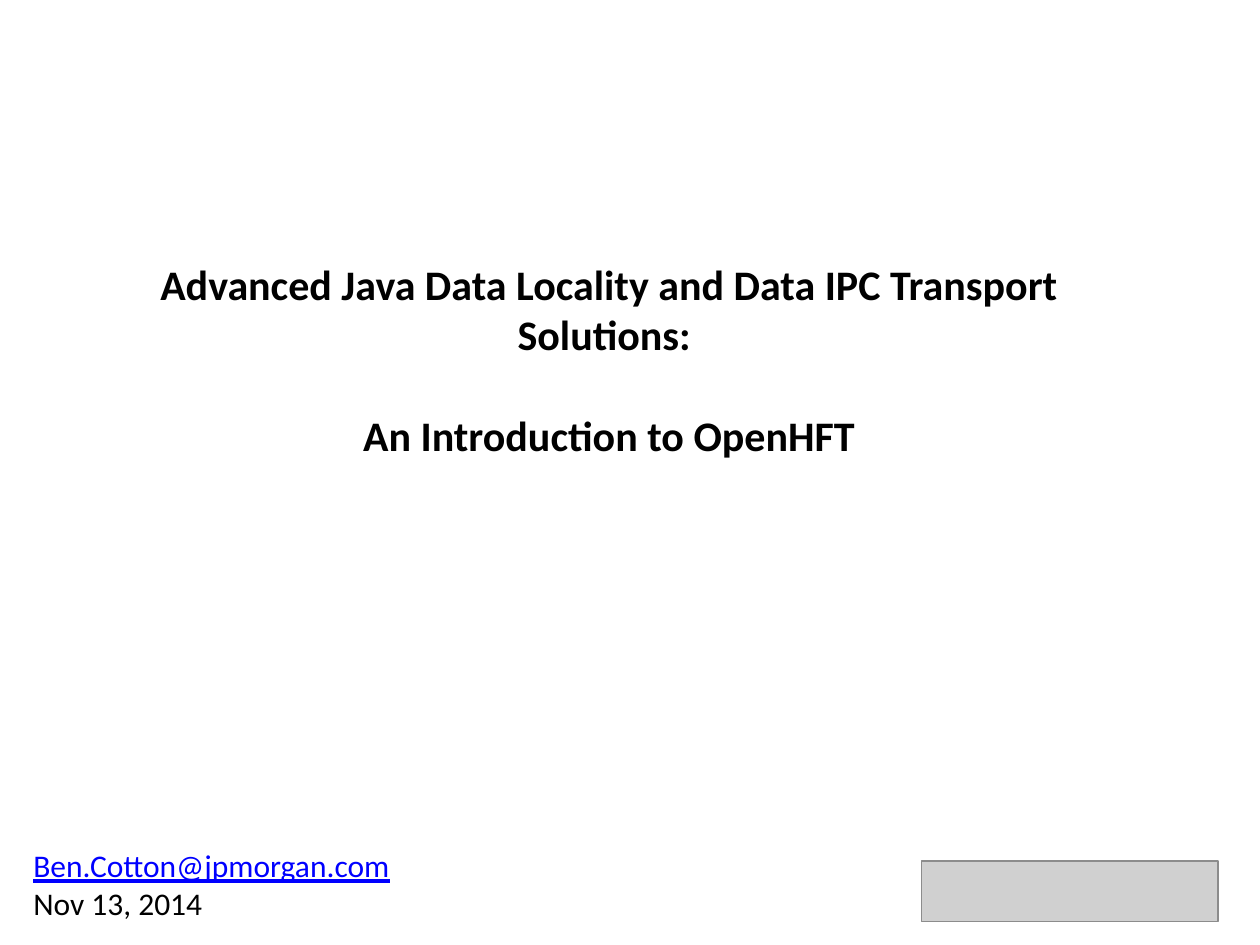
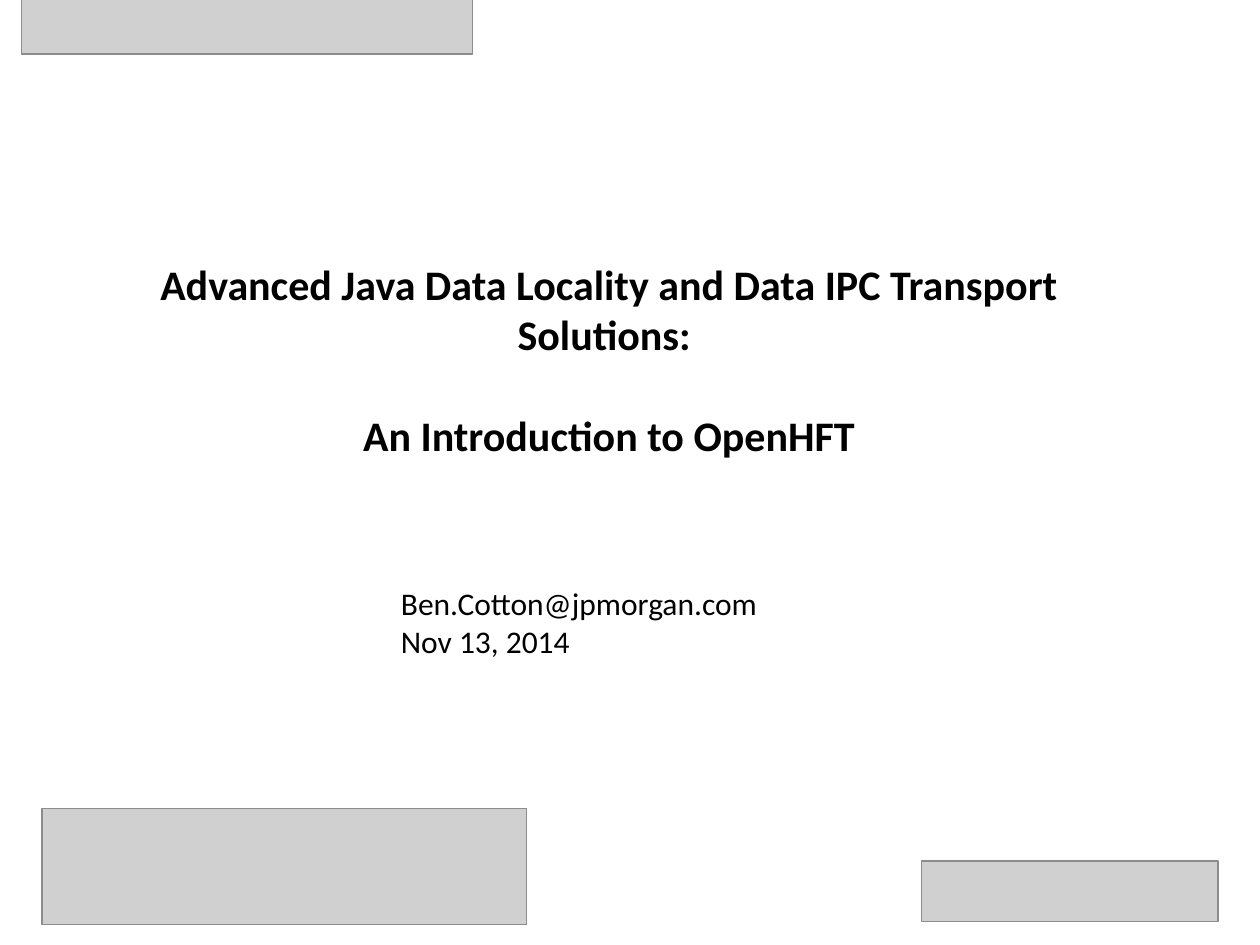
Before and after one commit to Cotton-Ben/infinispan-quickstart, a slide deck: slide 1 of doc/OpenHFT-presented-2Java-SIG-Nov-13-AND-HZ-Nov-18pptx.pptx. Drawn at 1260x945 pixels with LibreOffice and Linux fonts; fonts in the diff are those of the drawing; grey boxes stand for pictures. Boxes give left, top, right and bottom in pixels: in the first picture for what was removed or moved away, otherwise in the second. Text is boxed around its words. In the diff, an @@ line names an element or a change of style, - is before the commit and + after.

```diff
--- a/doc/OpenHFT-presented-2Java-SIG-Nov-13-AND-HZ-Nov-18pptx.pptx
+++ b/doc/OpenHFT-presented-2Java-SIG-Nov-13-AND-HZ-Nov-18pptx.pptx
@@ picture added at bbox=[21, 0, 472, 54] @@
@@ text "Ben.Cotton@jpmorgan.com": place and size @@
-text "Ben.Cotton@jpmorgan.com" at bbox=[33, 855, 389, 919]
+text "Ben.Cotton@jpmorgan.com" at bbox=[401, 593, 757, 657]
@@ text at bbox=[401, 593, 757, 621]: text colour #0000FF to #000000, underline off in "Ben.Cotton@jpmorgan.com" @@
@@ picture added at bbox=[42, 809, 525, 925] @@
```
Also in this commit, not shown: 36 other slides changed.
